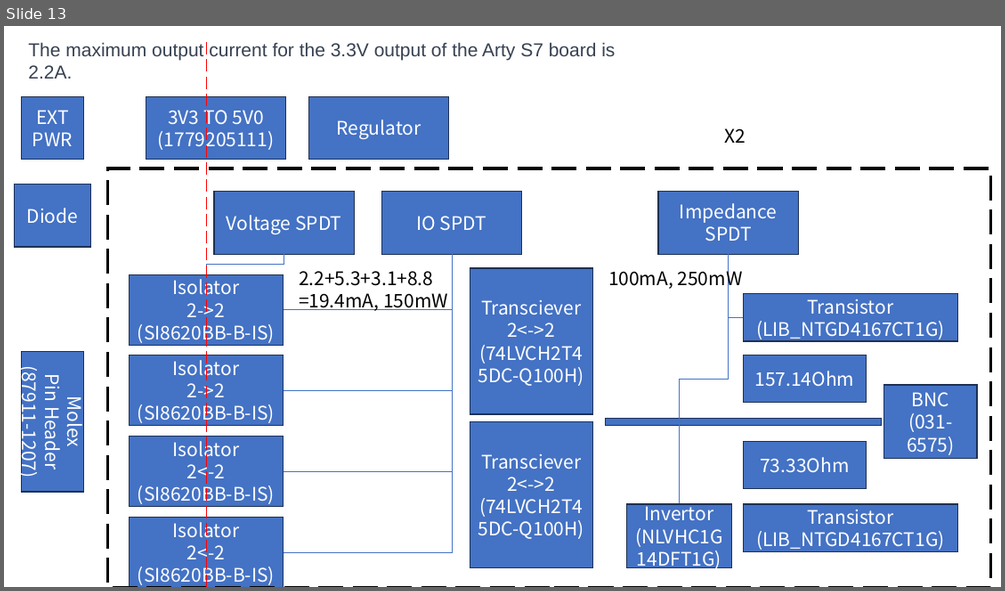
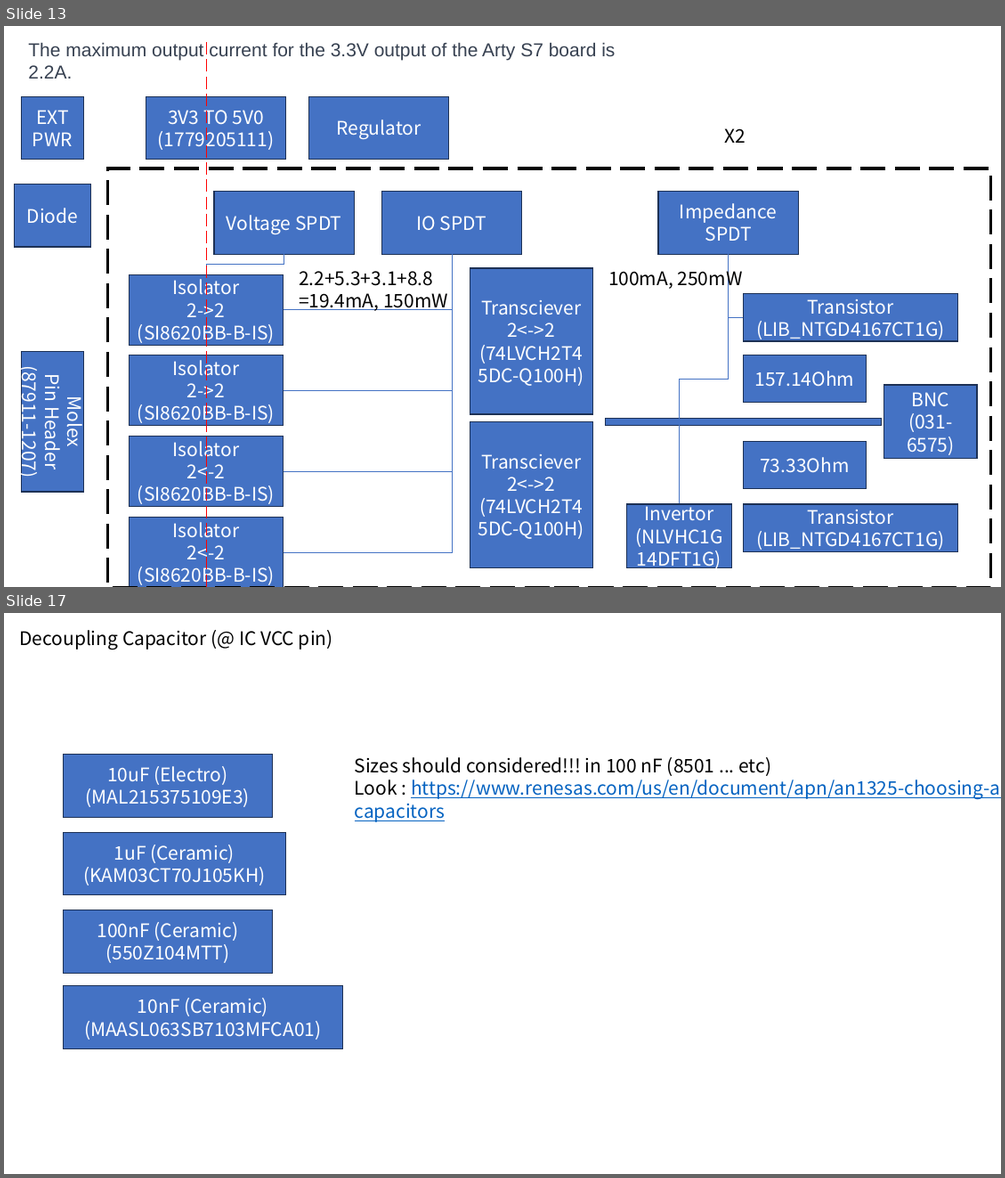
Before and after one commit to alexist2623/PMOD2BNC, a slide deck: Meeting/PMOD2BNC.pptx. Shown one above the other, each under a label of ours: slide 13 before the commit, slides 13 and 17 after it; the slides between them are not shown. The pictures are 1005x591 and 1005x1178 pixels, drawn with LibreOffice and Linux fonts; fonts in the diff are those of the drawing. Boxes give left, top, right and bottom in pixels: in the first picture for what was removed or moved away, otherwise in the second. Text is boxed around its words. In the diff, an @@ line names an element or a change of style, - is before the commit and + after.

Commit message:
Capacitors, SPDT, Switch added

```diff
--- a/Meeting/PMOD2BNC.pptx
+++ b/Meeting/PMOD2BNC.pptx
@@ slide 17 added at [4,613,1001,1174], background #FFFFFF @@
@@ text added at [19,630,333,649], 18 pt, text #000000 @@
+Decoupling Capacitor (@ IC VCC pin)
@@ rectangle added at [63,755,272,817], fill #4472C4, outline #1E3256 1 pt, 18 pt, text #FFFFFF @@
+10uF (Electro)
+(MAL215375109E3)
@@ text added at [355,757,1001,822], 18 pt, text #0563C1, underline @@
+Sizes should considered!!! in 100 nF (8501 ... etc)
+Look : https://www.renesas.com/us/en/document/apn/an1325-choosing-and-using-bypass-capacitors
@@ rectangle added at [63,832,285,895], fill #4472C4, outline #1E3256 1 pt, 18 pt, text #FFFFFF @@
+1uF (Ceramic)
+(KAM03CT70J105KH)
@@ rectangle added at [63,910,272,973], fill #4472C4, outline #1E3256 1 pt, 18 pt, text #FFFFFF @@
+100nF (Ceramic)
+(550Z104MTT)
@@ rectangle added at [63,985,342,1048], fill #4472C4, outline #1E3256 1 pt, 18 pt, text #FFFFFF @@
+10nF (Ceramic)
+(MAASL063SB7103MFCA01)
```
Also in this commit, not shown: 1 slide changed, 3 other slides added, 16 other files.
